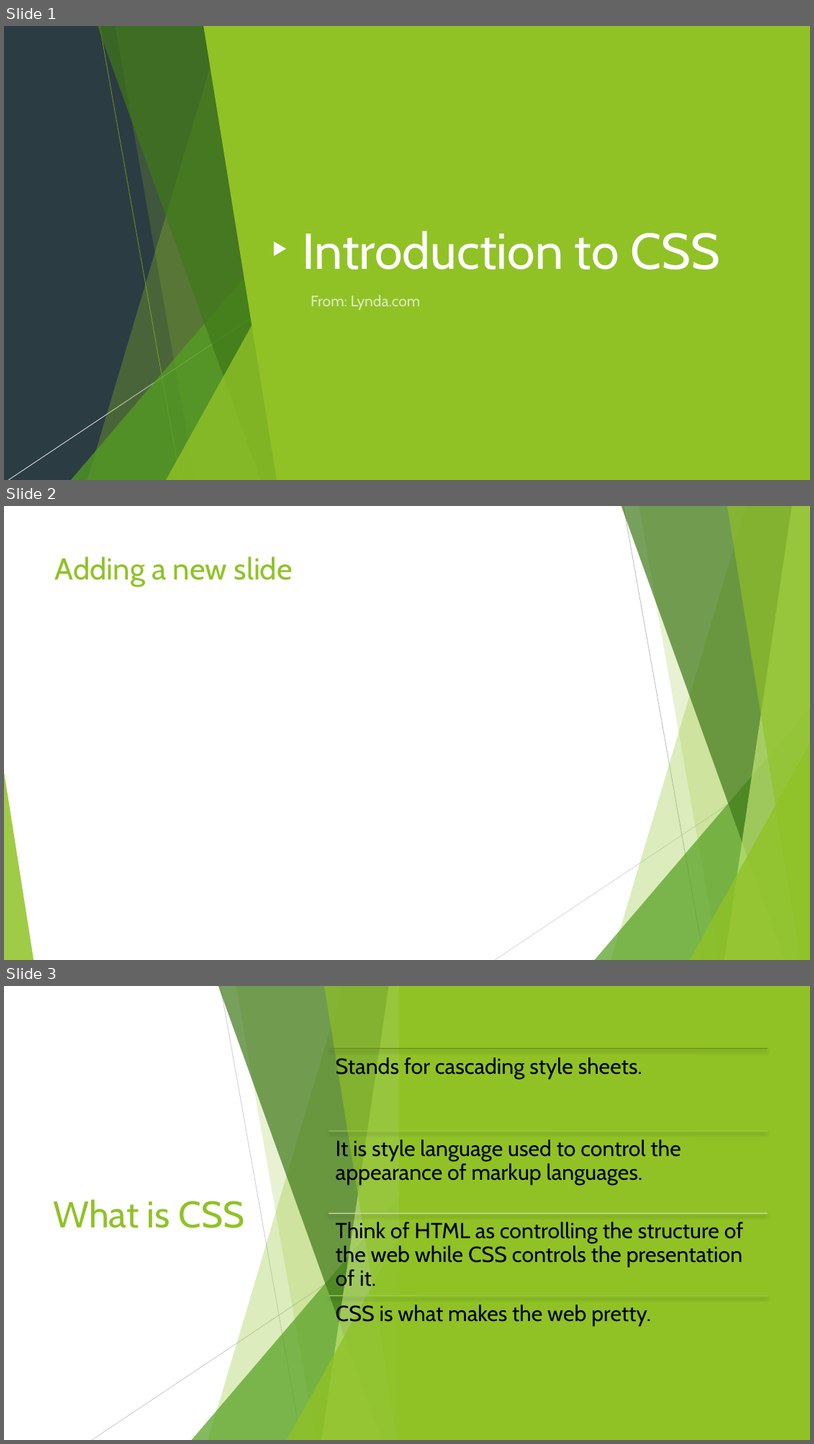
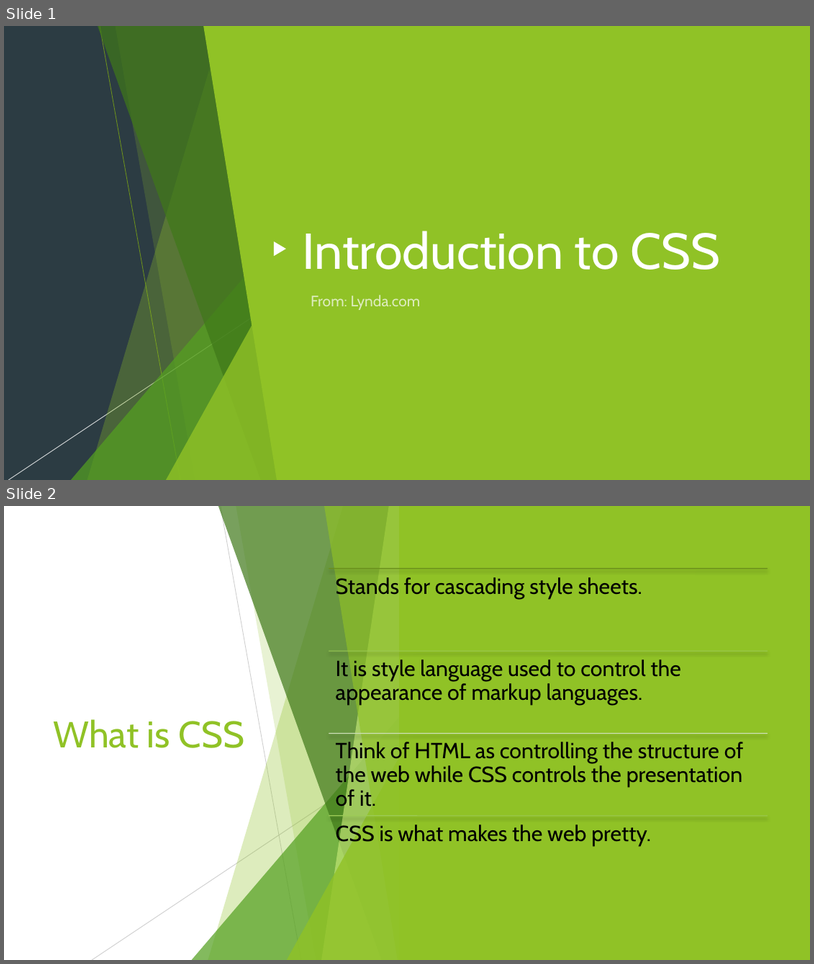
Before and after one commit to anumsh/Introduction-To-CSS, a slide deck: Introduction-to-CSS.pptx. Shown one above the other, each under a label of ours: slides 1, 2 and 3 before the commit, slides 1 and 2 after it. The pictures are 814x1444 and 814x964 pixels, drawn with LibreOffice and Linux fonts; fonts in the diff are those of the drawing. Boxes give left, top, right and bottom in pixels: in the first picture for what was removed or moved away, otherwise in the second. Text is boxed around its words. In the diff, an @@ line names an element or a change of style, - is before the commit and + after.

```diff
--- a/Introduction-to-CSS.pptx
+++ b/Introduction-to-CSS.pptx
@@ slide 2 removed at box(4, 506, 810, 960), background #FFFFFF; not listed: 10 template elements that a slide beside it also shows @@
@@ title removed at box(55, 556, 293, 587) @@
-Adding a new slide
@@ what was slide 3 is now slide 2 @@
```
Also in this commit, not shown: 1 slide added.
